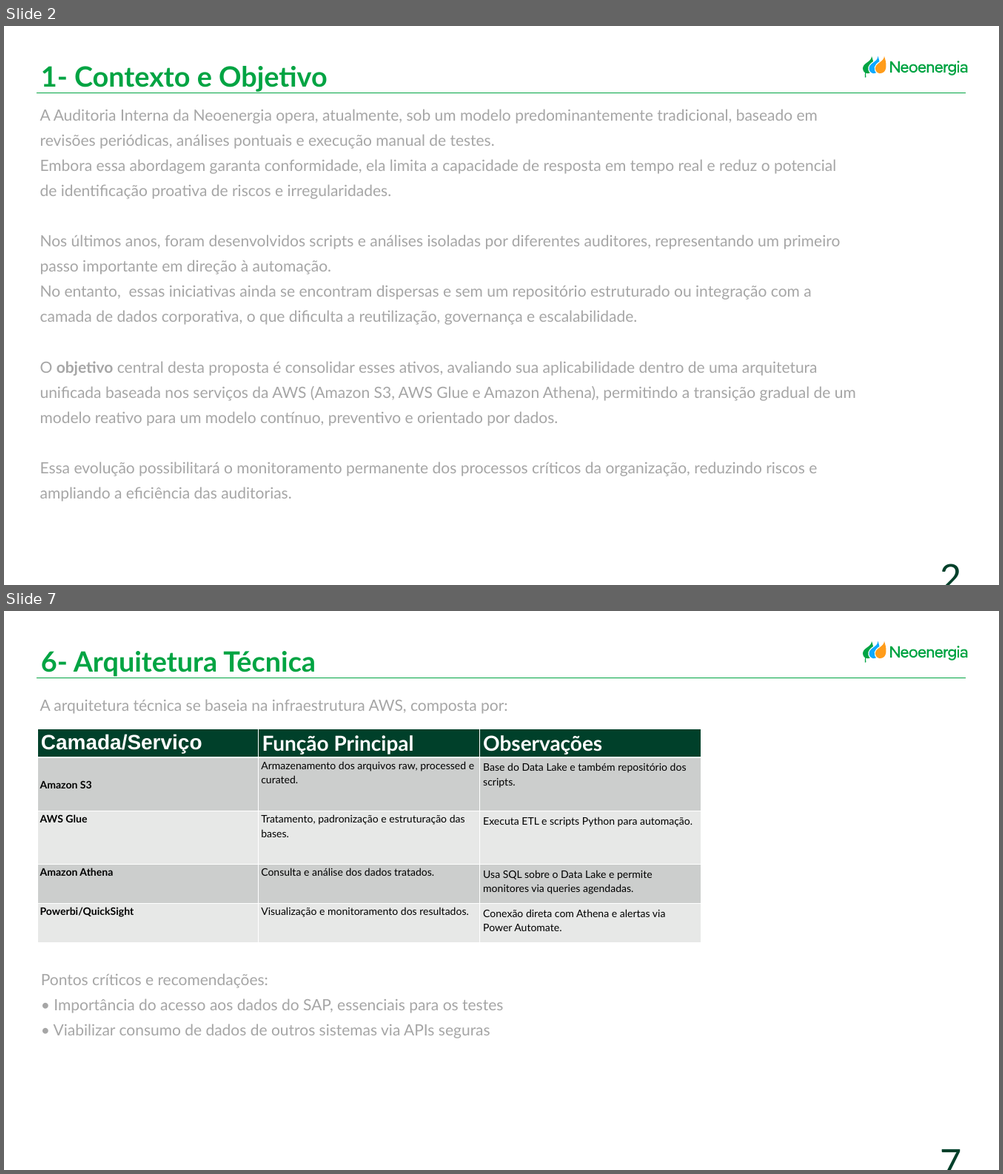
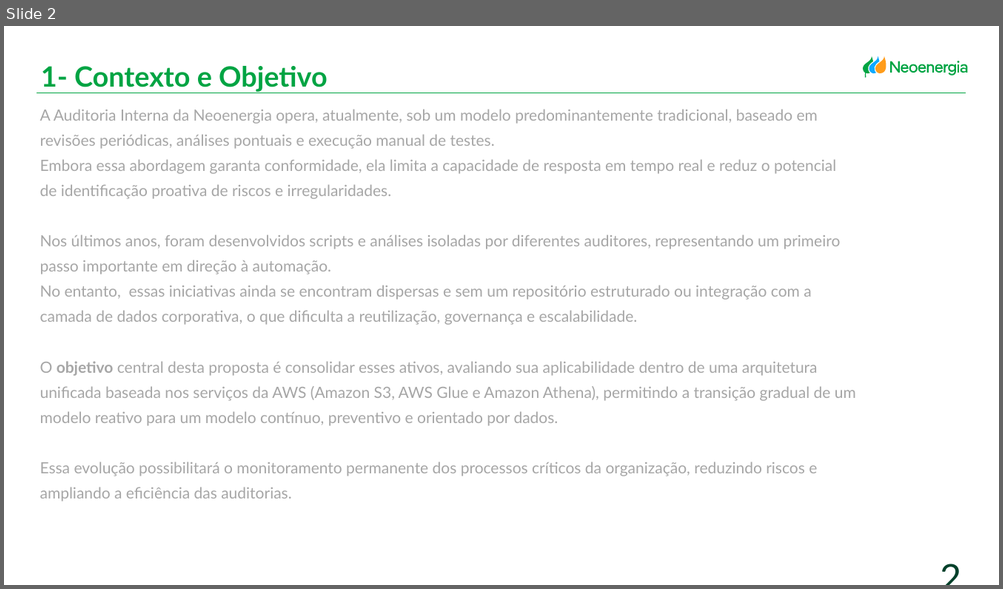
Before and after one commit to larissafeitosa24/MVP_MODULO2_PUCRIO, a slide deck: Proposta Auditoria.pptx. Shown one above the other, each under a label of ours: slides 2 and 7 before the commit, slide 2 after it; the slides between them are not shown. The pictures are 1003x1174 and 1003x589 pixels, drawn with LibreOffice and Linux fonts; fonts in the diff are those of the drawing. Boxes give left, top, right and bottom in pixels: in the first picture for what was removed or moved away, otherwise in the second. Text is boxed around its words. In the diff, an @@ line names an element or a change of style, - is before the commit and + after.

```diff
--- a/Proposta Auditoria.pptx
+++ b/Proposta Auditoria.pptx
@@ slide 7 removed at box(4, 611, 999, 1170), background #FFFFFF; not listed: 14 template elements that a slide beside it also shows @@
@@ text removed at box(41, 651, 316, 677) @@
-6- Arquitetura Técnica
@@ line removed from (37, 678) to (965, 678) @@
@@ title removed at box(40, 699, 508, 714) @@
-A arquitetura técnica se baseia na infraestrutura AWS, composta por:
@@ table removed at box(37, 729, 701, 952), 5 rows, 3 columns @@
-Camada/Serviço | Função Principal | Observações
-Amazon S3 | Armazenamento dos arquivos raw, processed e curated. | Base do Data Lake e também repositório dos scripts.
-AWS Glue | Tratamento, padronização e estruturação das bases. | Executa ETL e scripts Python para automação.
-Amazon Athena | Consulta e análise dos dados tratados. | Usa SQL sobre o Data Lake e permite monitores via queries agendadas.
-Powerbi/QuickSight | Visualização e monitoramento dos resultados. | Conexão direta com Athena e alertas via Power Automate.
@@ text removed at box(41, 974, 503, 1039) @@
-Pontos críticos e recomendações:
-• Importância do acesso aos dados do SAP, essenciais para os testes
-• Viabilizar consumo de dados de outros sistemas via APIs seguras
@@ page number removed at box(915, 1137, 966, 1157) @@
-7
```
Also in this commit, not shown: 4 slides changed, 3 slides added, 4 other slides removed.
